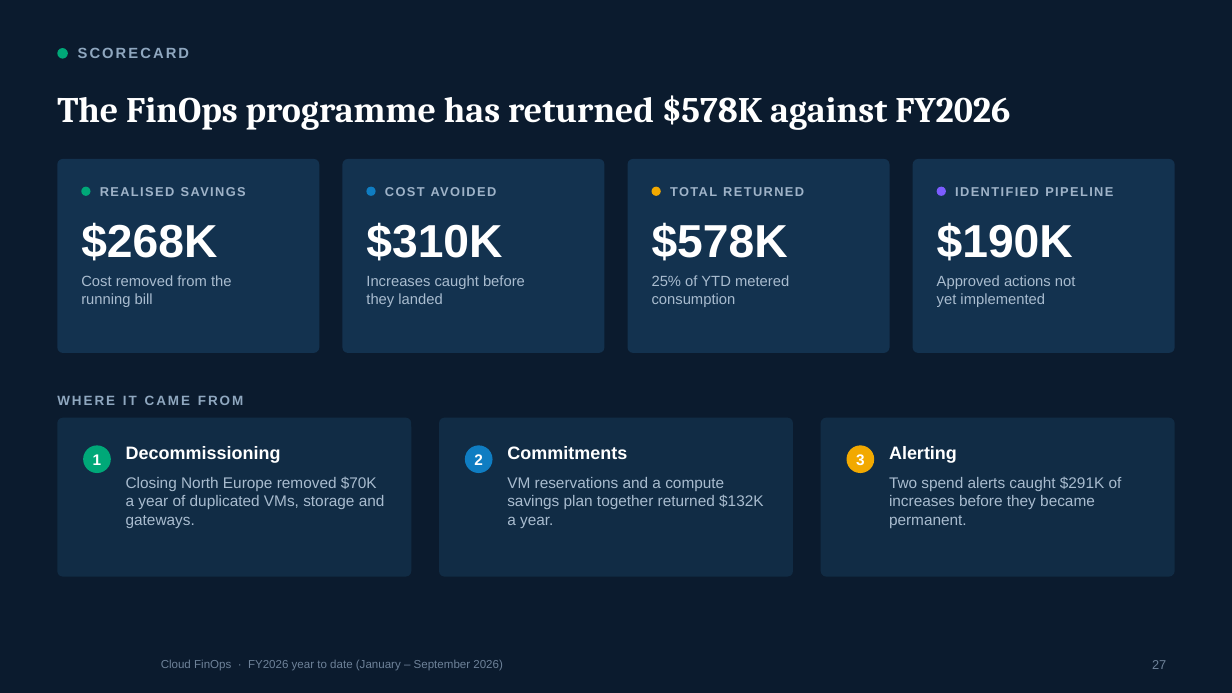
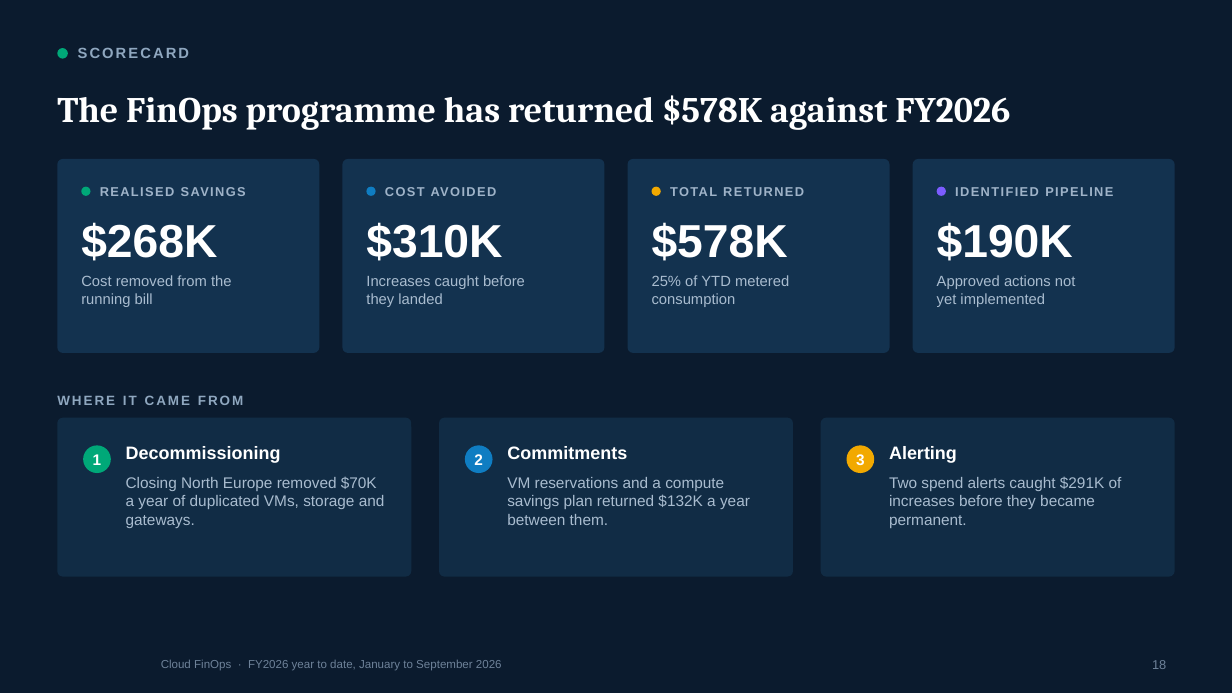
Before and after one commit to arielga5-code/Finops, a slide deck: slide 18 of presentations/Cloud_FinOps_Harel_FY2026_September.pptx (slide 27 before the commit). Drawn at 1232x693 pixels with LibreOffice and Linux fonts; fonts in the diff are those of the drawing; background and template pictures are left out. Boxes give left, top, right and bottom in pixels: in the first picture for what was removed or moved away, otherwise in the second. Text is boxed around its words. In the diff, an @@ line names an element or a change of style, - is before the commit and + after.

```diff
--- a/presentations/Cloud_FinOps_Harel_FY2026_September.pptx
+++ b/presentations/Cloud_FinOps_Harel_FY2026_September.pptx
@@ text at <box>507,477,750,525</box>: text changed @@
-VM reservations and a compute savings plan together returned $132K a year.
+VM reservations and a compute savings plan returned $132K a year between them.
@@ text at <box>161,660,502,670</box>: text changed @@
-Cloud FinOps · FY2026 year to date (January – September 2026)
+Cloud FinOps · FY2026 year to date, January to September 2026
@@ page number at <box>1152,660,1166,669</box>: text changed @@
-27
+18
```
Also in this commit, not shown: 38 other slides changed, 2 slides removed, 15 other files.
